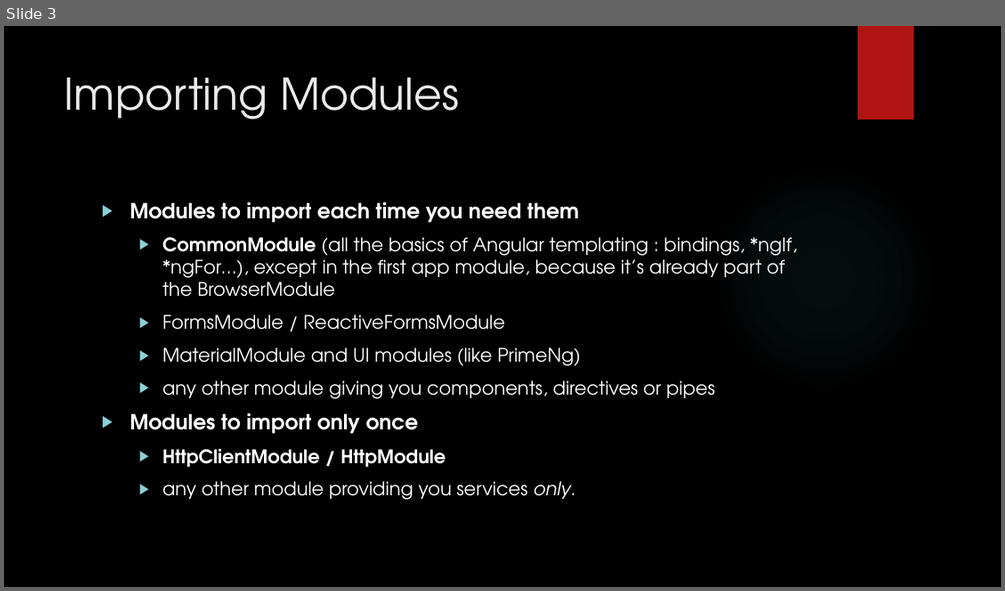
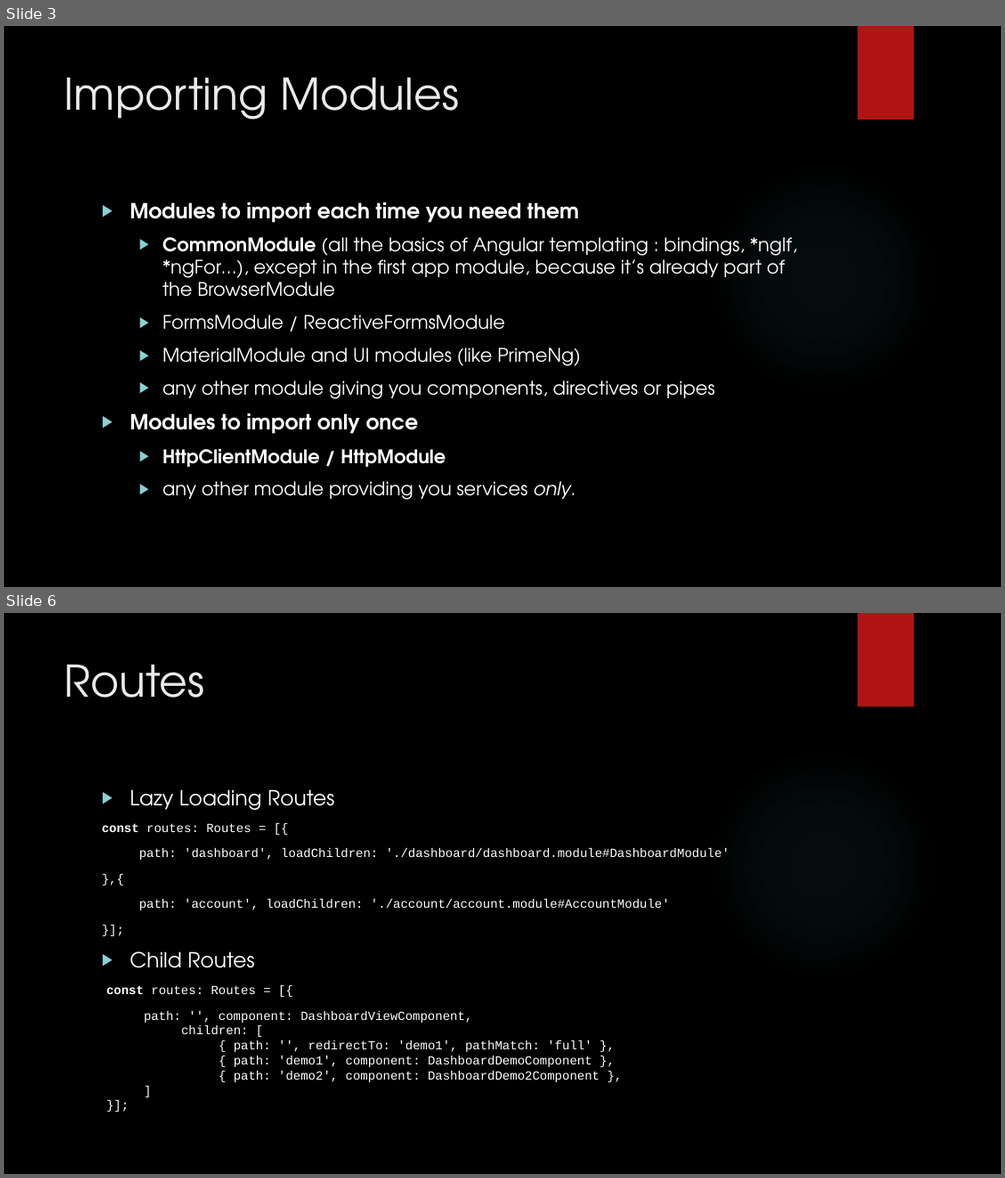
Before and after one commit to jerhemy/angular-presentations, a slide deck: Modules and Webpack.pptx. Shown one above the other, each under a label of ours: slide 3 before the commit, slides 3 and 6 after it; the slides between them are not shown. The pictures are 1005x591 and 1005x1178 pixels, drawn with LibreOffice and Linux fonts; fonts in the diff are those of the drawing; background and template pictures are left out. Boxes give left, top, right and bottom in pixels: in the first picture for what was removed or moved away, otherwise in the second. Text is boxed around its words. In the diff, an @@ line names an element or a change of style, - is before the commit and + after.

Commit message:
Added more demo routes

```diff
--- a/Modules and Webpack.pptx
+++ b/Modules and Webpack.pptx
@@ slide 6 added at (x1=4, y1=613, x2=1001, y2=1174), background picture (left out); not listed: 2 template elements that a slide beside it also shows @@
@@ title added at (x1=65, y1=664, x2=205, y2=698), 42 pt, text #EBEBEB @@
+Routes
@@ text added at (x1=102, y1=789, x2=729, y2=1082), 12 pt, text #FFFFFF @@
+▶ Lazy Loading Routes
+const routes: Routes = [{
+path: 'dashboard', loadChildren: './dashboard/dashboard.module#DashboardModule'
+},{
+path: 'account', loadChildren: './account/account.module#AccountModule'
+}];
+▶ Child Routes
+const routes: Routes = [{
+path: '', component: DashboardViewComponent,
+children: [
+{ path: '', redirectTo: 'demo1', pathMatch: 'full' },
+{ path: 'demo1', component: DashboardDemoComponent },
+{ path: 'demo2', component: DashboardDemo2Component },
+]
+}];
```
Also in this commit, not shown: 1 slide changed, 1 other slide added, 22 other files.
